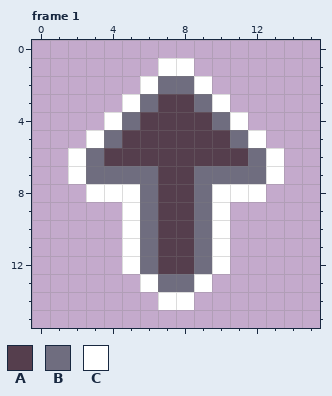
Two states of a pixel-art file, aseprite/16_sprites.aseprite. The picture above is the old version.
16x16 pixels, 11 frames. Shown: frame 1.
Palette (. is transparent): A #553e4d  B #6f6d7f  C #ffffff
The same view after the edit:
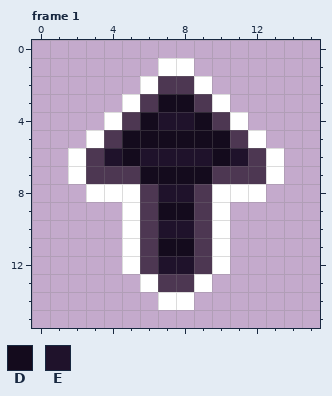
Colours new in this view: D #140b1d  E #1f122b
Change:
@@ palette @@
-B #6f6d7f
+B #4d3752
--- frame 1, layer "Resources/PRESTIGE"
@@ x 0..15 @@
  2 ......CBBC......
- 3 .....CBAABC.....
- 4 ....CBAAAABC....
- 5 ...CBAAAAAABC...
- 6 ..CBAAAAAAAABC..
- 7 ..CBBBBAABBBBC..
- 8 ...CCCBAABCCC...
- 9 .....CBAABC.....
-10 .....CBAABC.....
-11 .....CBAABC.....
-12 .....CBAABC.....
+ 3 .....CBDDBC.....
+ 4 ....CBDEEDBC....
+ 5 ...CBDDDDDDBC...
+ 6 ..CBEDEEEEDEBC..
+ 7 ..CBBBDDDDBBBC..
+ 8 ...CCCBEEBCCC...
+ 9 .....CBDDBC.....
+10 .....CBEEBC.....
+11 .....CBDDBC.....
+12 .....CBEEBC.....
 13 ......CBBC......
